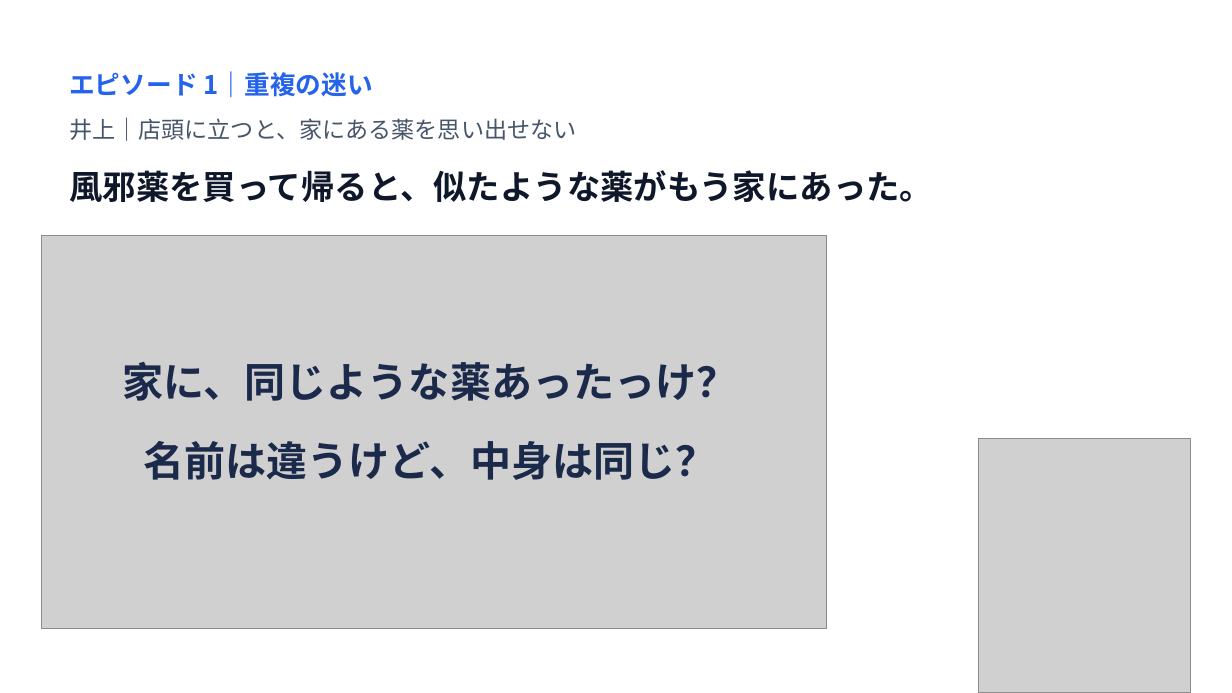
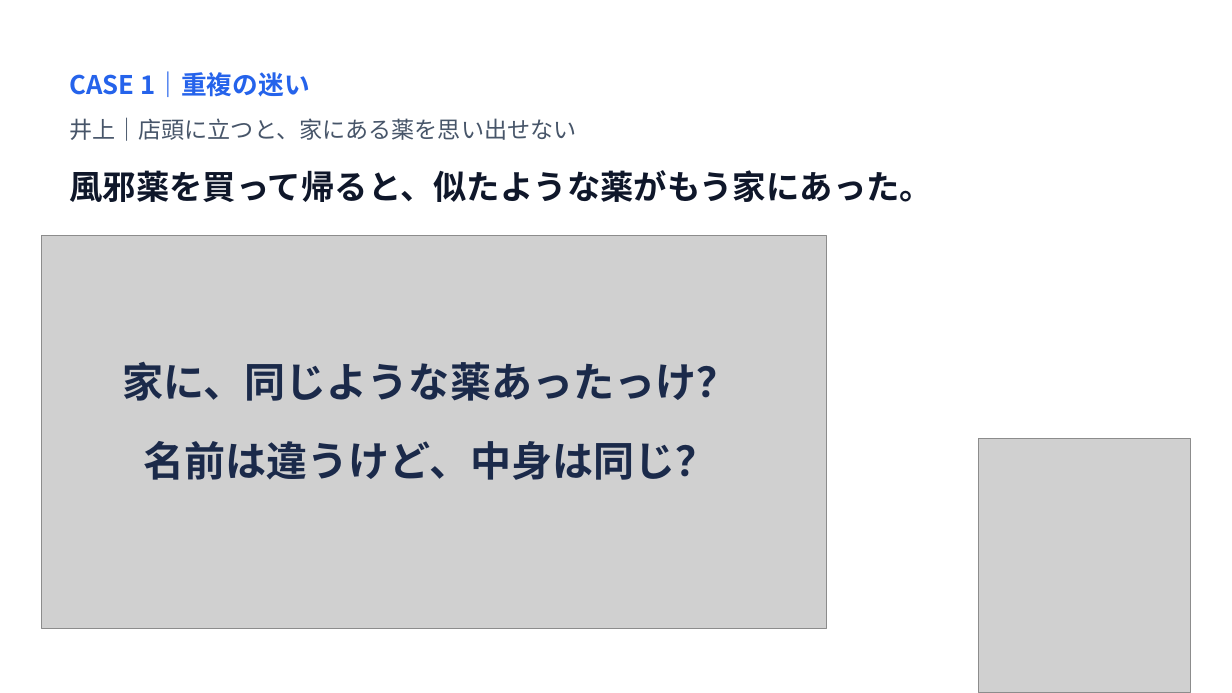
Before and after one commit to John-Frusciante/overlai, a slide deck: slide 2 of docs/ピッチ/Overlai_本選ピッチ.pptx. Drawn at 1232x693 pixels with LibreOffice and Linux fonts; fonts in the diff are those of the drawing; grey boxes stand for pictures. Boxes give left, top, right and bottom in pixels: in the first picture for what was removed or moved away, otherwise in the second. Text is boxed around its words. In the diff, an @@ line names an element or a change of style, - is before the commit and + after.

```diff
--- a/docs/ピッチ/Overlai_本選ピッチ.pptx
+++ b/docs/ピッチ/Overlai_本選ピッチ.pptx
@@ text at (69,71,309,97): text changed @@
-エピソード 1｜重複の迷い
+CASE 1｜重複の迷い
```
Also in this commit, not shown: 2 other slides changed, 2 other files.
